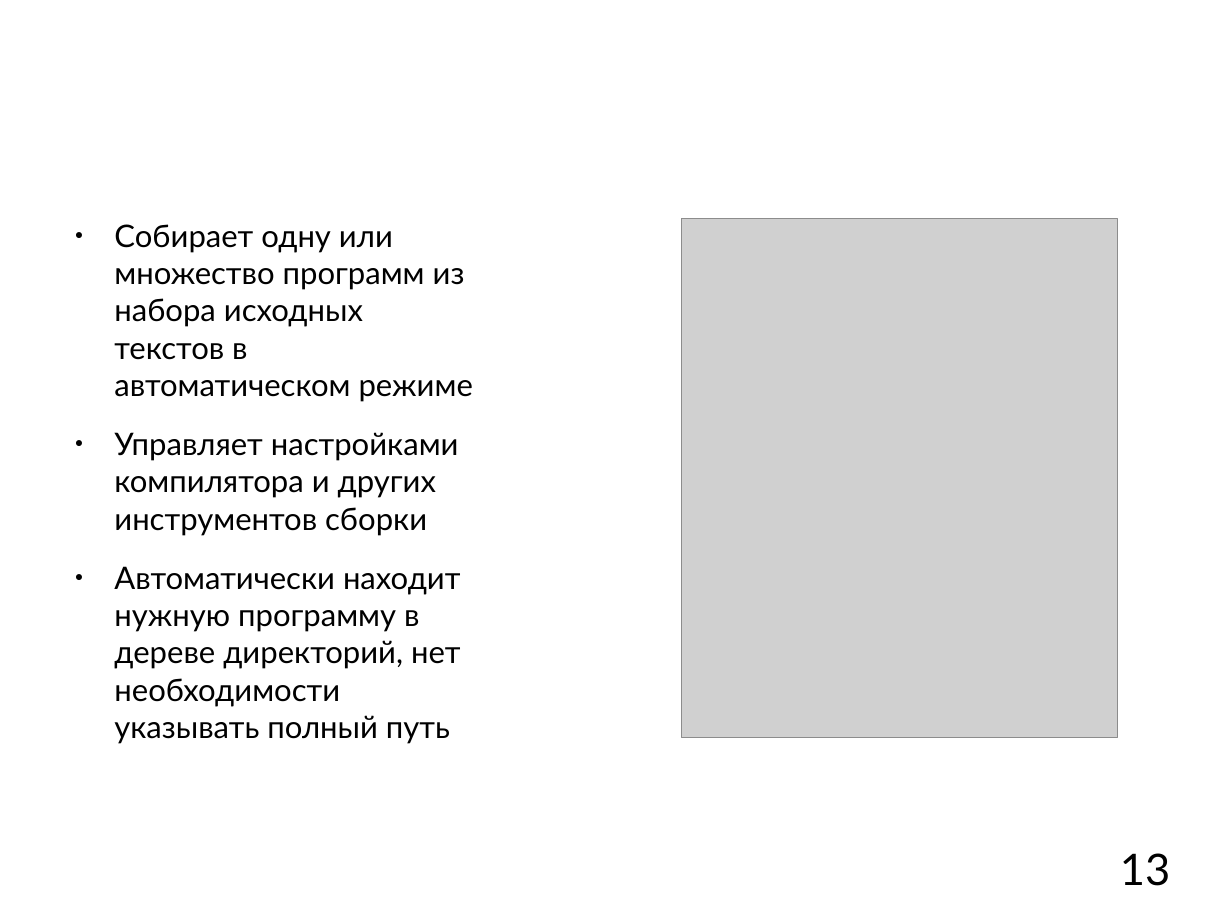
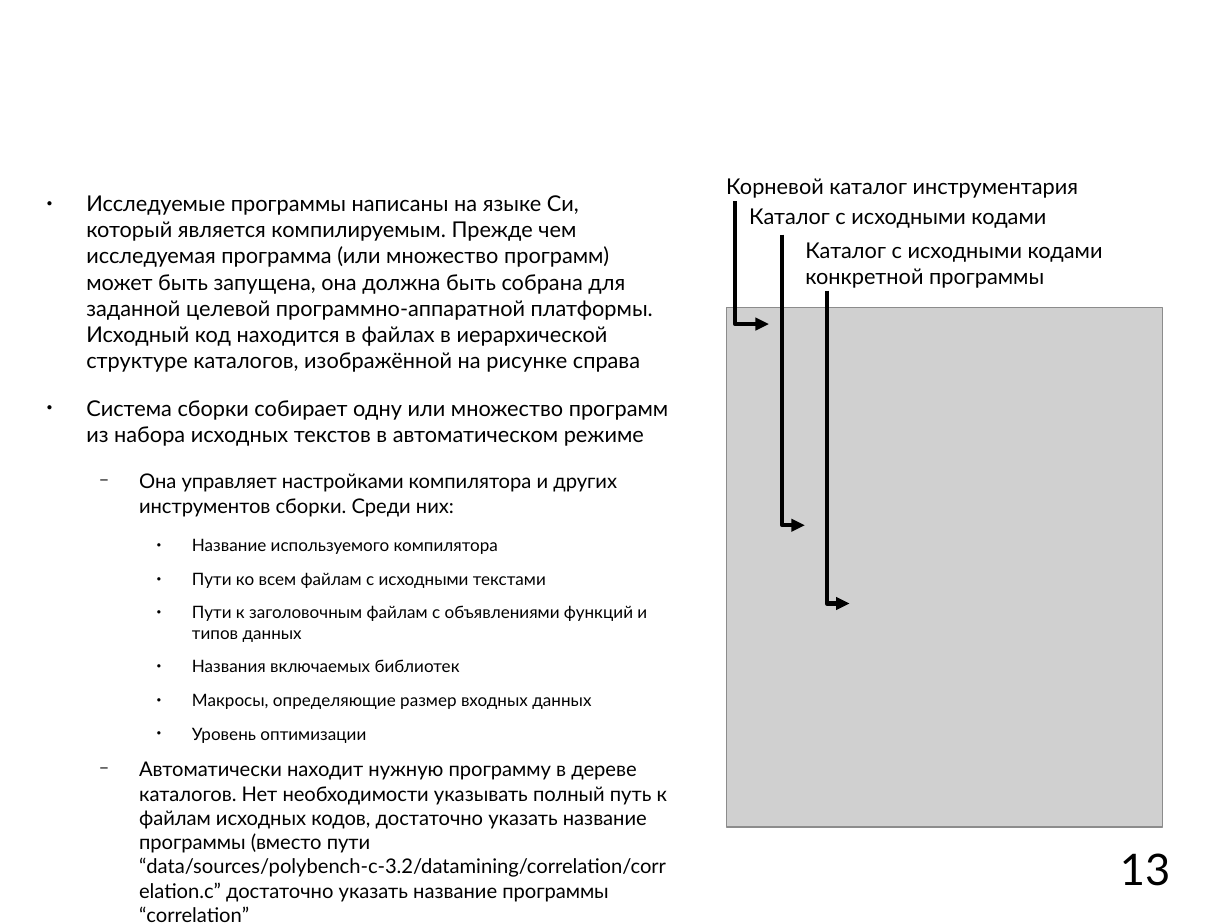
Before and after one commit to mkpankov/adaptor, a slide deck: slide 13 of diploma/defense/brochure.odp. Drawn at 1232x924 pixels with LibreOffice and Linux fonts; fonts in the diff are those of the drawing; grey boxes stand for pictures; background and template pictures are left out. Boxes give left, top, right and bottom in pixels: in the first picture for what was removed or moved away, otherwise in the second. Text is boxed around its words. In the diff, an @@ line names an element or a change of style, - is before the commit and + after.

Commit message:
Enhanced build system description.

```diff
--- a/diploma/defense/brochure.odp
+++ b/diploma/defense/brochure.odp
@@ text added at (726, 178, 1079, 198), 14 pt, text #000000 @@
+Корневой каталог инструментария
@@ text at (86, 195, 668, 902): text changed; size 20 to 14 pt @@
-● Собирает одну или множество программ из набора исходных текстов в автоматическом режиме
-● Управляет настройками компилятора и других инструментов сборки
-● Автоматически находит нужную программу в дереве директорий, нет необходимости указывать полный путь
+● Исследуемые программы написаны на языке Си, который является компилируемым. Прежде чем исследуемая программа (или множество программ) может быть запущена, она должна быть собрана для заданной целевой программно-аппаратной платформы. Исходный код находится в файлах в иерархической структуре каталогов, изображённой на рисунке справа
+● Система сборки собирает одну или множество программ из набора исходных текстов в автоматическом режиме
+  − Она управляет настройками компилятора и других инструментов сборки. Среди них:
+    ● Название используемого компилятора
+    ● Пути ко всем файлам с исходными текстами
+    ● Пути к заголовочным файлам с объявлениями функций и типов данных
+    ● Названия включаемых библиотек
+    ● Макросы, определяющие размер входных данных
+    ● Уровень оптимизации
+  − Автоматически находит нужную программу в дереве каталогов. Нет необходимости указывать полный путь к файлам исходных кодов, достаточно указать название программы (вместо пути “data/sources/polybench-c-3.2/datamining/correlation/correlation.c” достаточно указать название программы “correlation”
@@ freeform shape added at (736, 201, 769, 324), outline #000000 2.83 pt @@
@@ text added at (749, 208, 1046, 228), 14 pt, text #000000 @@
+Каталог с исходными кодами
@@ freeform shape added at (783, 235, 805, 525), outline #000000 2.83 pt @@
@@ text added at (805, 242, 1103, 288), 14 pt, text #000000 @@
+Каталог с исходными кодами конкретной программы
@@ freeform shape added at (827, 291, 850, 604), outline #000000 2.83 pt @@
@@ picture: place and size @@
-picture at (682, 218, 1118, 738)
+picture at (727, 307, 1163, 827)
```
